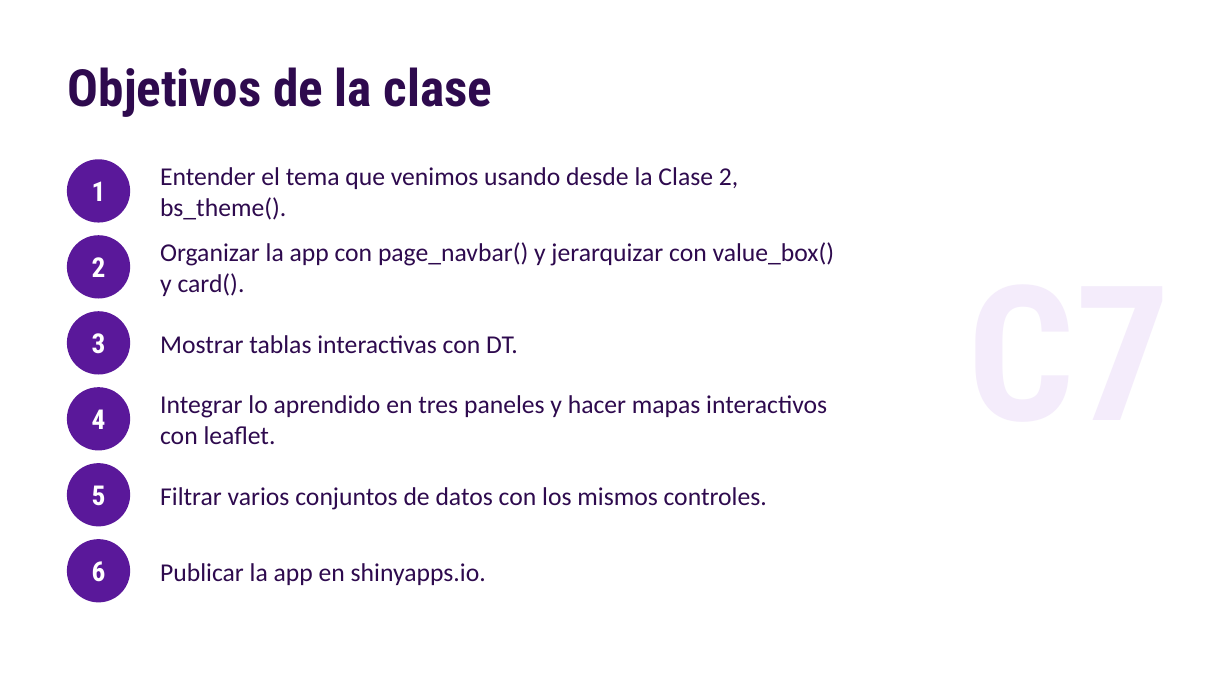
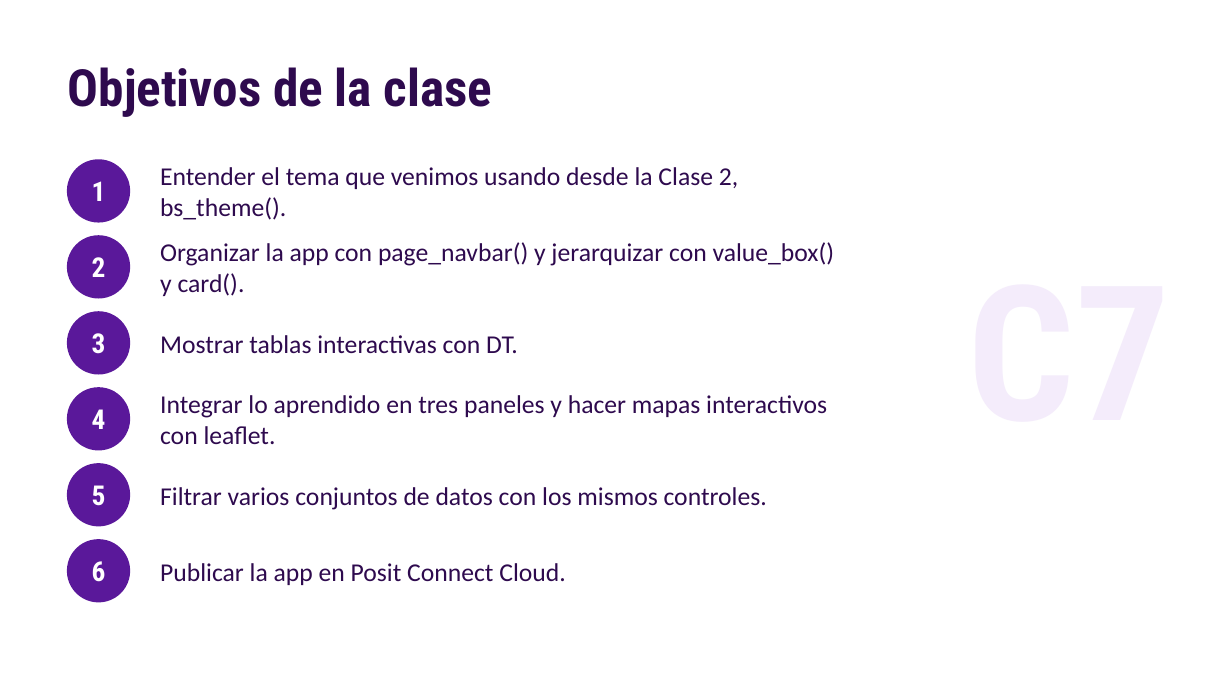
Before and after one commit to nahura99/visualizacion_datos_shiny, a slide deck: slide 2 of clase7/clase7.pptx. Drawn at 1232x693 pixels with LibreOffice and Linux fonts; fonts in the diff are those of the drawing. Boxes give left, top, right and bottom in pixels: in the first picture for what was removed or moved away, otherwise in the second. Text is boxed around its words. In the diff, an @@ line names an element or a change of style, - is before the commit and + after.

Commit message:
Sumar GitHub como desafío opcional y publicar en Posit Connect Cloud
- Clase 1 explica cómo trabajar en un proyecto de RStudio y suma dos láminas
  y una sección de primeros_pasos.R con GitHub como desafío opcional.
- Clase 7 publica en Posit Connect Cloud con rsconnect en lugar de
  shinyapps.io (deploy.R y láminas).
- Clase Extra y README actualizados a Posit Connect Cloud.

```diff
--- a/clase7/clase7.pptx
+++ b/clase7/clase7.pptx
@@ text at (x1=160, y1=563, x2=565, y2=585): text changed @@
-Publicar la app en shinyapps.io.
+Publicar la app en Posit Connect Cloud.
```
Also in this commit, not shown: 3 other slides changed, 5 other files.
